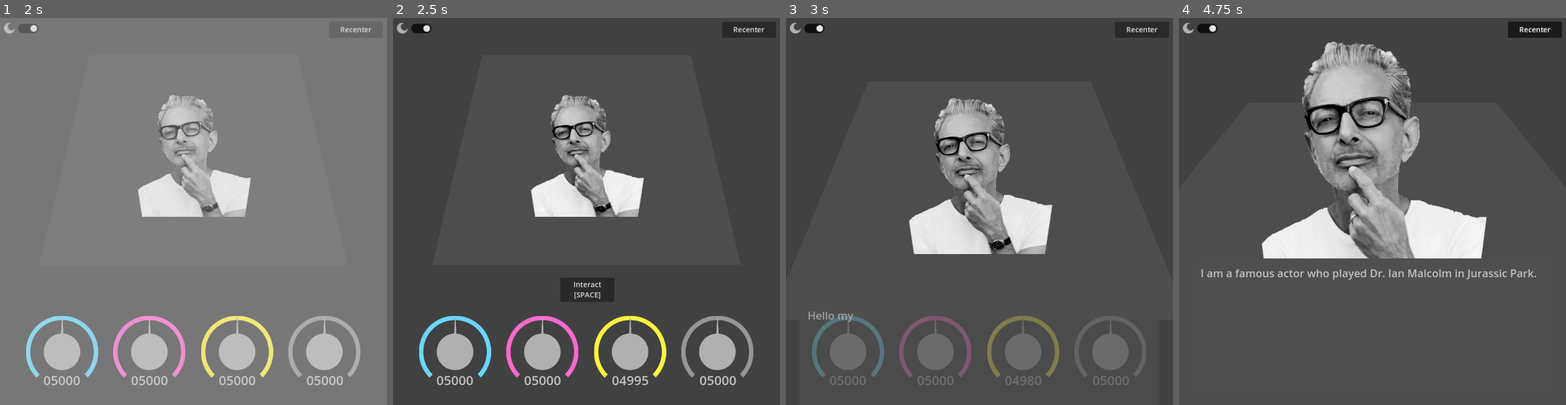
Above: before the commit, frames 1-4 (left to right).
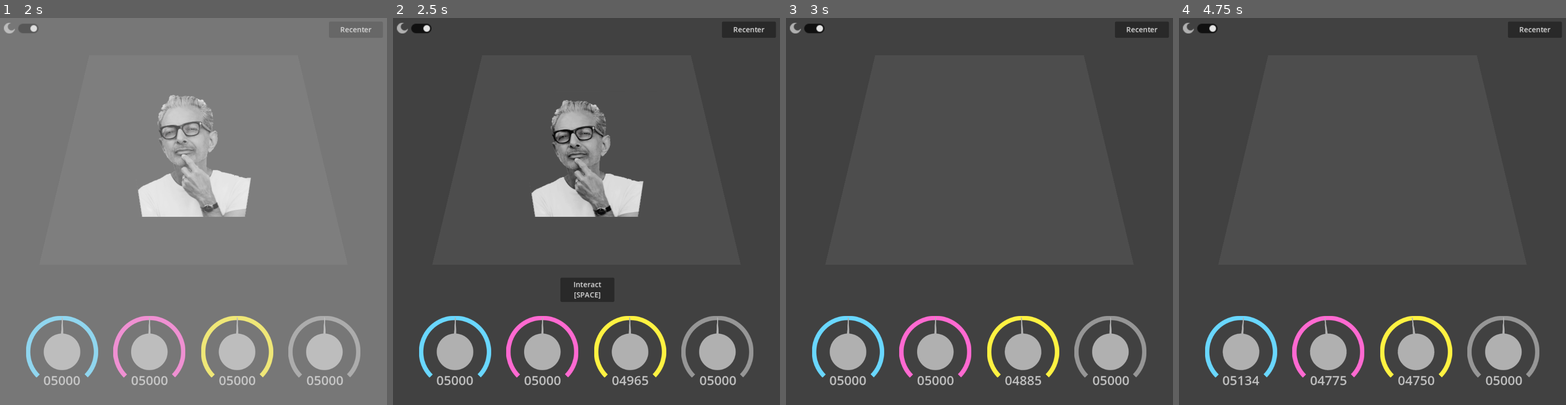
Above: after the commit, the same moments.

Repository: orangeoceans/infinite-square-well
Game: Godot game, scene res://assets/scenes/square_3D.tscn
The game is run twice, just before and just after one commit, with the same random seed, the same clock (stepped at 60 frames per second) and the same inputs.
Inputs:
- Up to frame 1 (2 s): click "Start" at 0.5 s; click "Start" at 1.25 s
- Up to frame 2 (2.5 s): hold D from 2.03 s (still down); hold Space (advance_dialogue) from 2.03 s (still down)
- Up to frame 3 (3 s): release D at 2.75 s; release Space (advance_dialogue) at 2.75 s; click "Interact [SPACE]" at 2.75 s
- Up to frame 4 (4.75 s): hold S 3.53-4.28 s; tap Space (advance_dialogue) at 3.6, 4.55 s; hold D from 4.28 s (still down); hold Q from 4.28 s (still down)

Frame 1 is identical in both runs. In frame 2, 2.1% of the frame differs, in the area x 35-65%, y 19-95%; in frame 3, 13%; in frame 4, 21%, in the area x 5-96%, y 2-95%.

Commit message:
Add dialogue flags

Diff:
--- a/assets/scenes/square_3D.tscn
+++ b/assets/scenes/square_3D.tscn
@@ -310,7 +310,6 @@
 focus_mode = 0
 mouse_default_cursor_shape = 2
 action_mode = 0
-shortcut = SubResource("Shortcut_qbce5")
 text = "Recenter"
 
 [node name="IntroTransition" type="TextureRect" parent="HUD"]
--- a/assets/scripts/DialogueSystem.gd
+++ b/assets/scripts/DialogueSystem.gd
@@ -4,7 +4,15 @@
 @export var nearest_encounter_dist: float
 
 var can_talk = false
-var encounter_text = {"jeff": ["Hello my name is Jeff Goldblum.", "I am a famous actor who played Dr. Ian Malcolm in Jurassic Park.", "I must say you look quite ravishing today."]}
+var all_encounter_text = {"jeff":
+	{
+		"start": ["Hello my name is Jeff Goldblum.", "I am a famous actor who played Dr. Ian Malcolm in Jurassic Park.", "I must say you look quite ravishing today.", {"jeff": "end"}],
+		"end": ["I've already talked with you.", {}]
+	}
+}
+var encounter_flags = {
+	"jeff": "start"
+}
 var dialogue_index = 0
 var dialogue_open = false
 var char_per_sec = 40.
@@ -16,41 +24,48 @@
 
 var camera: Camera3D
 
+func end_dialogue():
+	dialogue_index = 0
+	if dialogue_tween:
+		dialogue_tween.kill()
+	dialogue_tween = get_tree().create_tween().set_parallel(true)
+	dialogue_tween.tween_property($DialogueRichtext, "position", Vector2(48,890), 0.2)
+	dialogue_tween.tween_property($DialogueRichtext, "modulate", Color(1,1,1,0), 0.2)
+	if camera_tween:
+		camera_tween.kill()
+	camera_tween = get_tree().create_tween().set_parallel(true)
+	camera_tween.tween_property(camera,
+		"position", Vector3(0., 1.64, 1.32), 0.3
+	)
+	camera_tween.tween_property(camera,
+		"rotation", Vector3(-1.17, 0., 0.), 0.3
+	)
+	await get_tree().create_timer(0.3).timeout
+	if button_tween:
+		button_tween.kill()
+	button_tween = get_tree().create_tween()
+	button_tween.tween_property($InteractButton, "modulate", Color(1,1,1,1), 0.2)
+	await get_tree().create_timer(0.2).timeout
+	dialogue_open = false
+
 func update_dialogue():
-	if dialogue_index < encounter_text[nearest_encounter].size():
-		$DialogueRichtext.text = encounter_text[nearest_encounter][dialogue_index]
+	var encounter_text = all_encounter_text[nearest_encounter][encounter_flags[nearest_encounter]][dialogue_index]
+	if encounter_text is String:
+		$DialogueRichtext.text = encounter_text
 		if text_tween:
 			text_tween.kill()
 		$DialogueRichtext.visible_ratio = 0.
 		text_tween = get_tree().create_tween()
 		text_tween.tween_property($DialogueRichtext,
 			"visible_ratio", 1.,
-			len(encounter_text[nearest_encounter][dialogue_index])/char_per_sec
+			len(encounter_text)/char_per_sec
 		)
 		dialogue_index += 1
 	else:
-		dialogue_index = 0
-		if dialogue_tween:
-			dialogue_tween.kill()
-		dialogue_tween = get_tree().create_tween().set_parallel(true)
-		dialogue_tween.tween_property($DialogueRichtext, "position", Vector2(48,890), 0.2)
-		dialogue_tween.tween_property($DialogueRichtext, "modulate", Color(1,1,1,0), 0.2)
-		if camera_tween:
-			camera_tween.kill()
-		camera_tween = get_tree().create_tween().set_parallel(true)
-		camera_tween.tween_property(camera,
-			"position", Vector3(0., 1.64, 1.32), 0.3
-		)
-		camera_tween.tween_property(camera,
-			"rotation", Vector3(-1.17, 0., 0.), 0.3
-		)
-		await get_tree().create_timer(0.3).timeout
-		if button_tween:
-			button_tween.kill()
-		button_tween = get_tree().create_tween()
-		button_tween.tween_property($InteractButton, "modulate", Color(1,1,1,1), 0.2)
-		await get_tree().create_timer(0.2).timeout
-		dialogue_open = false
+		for encounter in encounter_text:
+			encounter_flags[encounter] = encounter_text[encounter]
+		end_dialogue()
+
 
 var button_press_finished = true
 func _on_button_pressed():
--- a/assets/scripts/GameplayController.gd
+++ b/assets/scripts/GameplayController.gd
@@ -6,6 +6,7 @@
 @export var pos: Vector4
 var center_pos: Vector4 = Vector4(50., 50., 50., 50.)
 var last_pos: Vector4
+
 var can_move: bool = false
 
 var square_sprite: Sprite2D;
@@ -91,7 +92,7 @@
 			)
 		)
 		var keypoint_dist = keypoint_pos[key].distance_to(pos)
-		if keypoint_dist < nearest_encounter_dist and key in $DialogueSystem.encounter_text:
+		if keypoint_dist < nearest_encounter_dist and key in $DialogueSystem.all_encounter_text:
 			nearest_encounter_dist = keypoint_dist
 			nearest_encounter = key
 		keypoint_fig[key].modulate.a = clamp(1. - keypoint_dist**2, 0., 1.)
